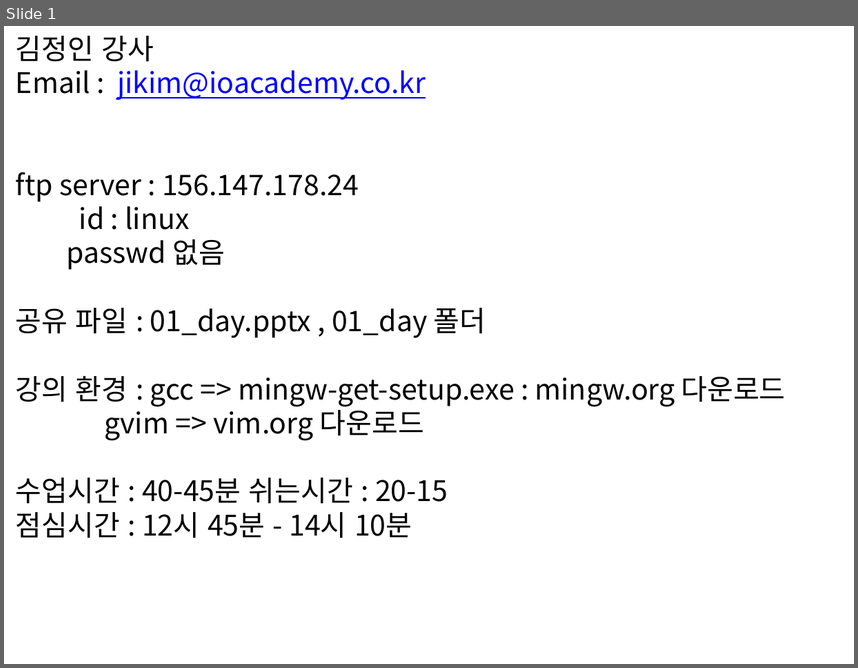
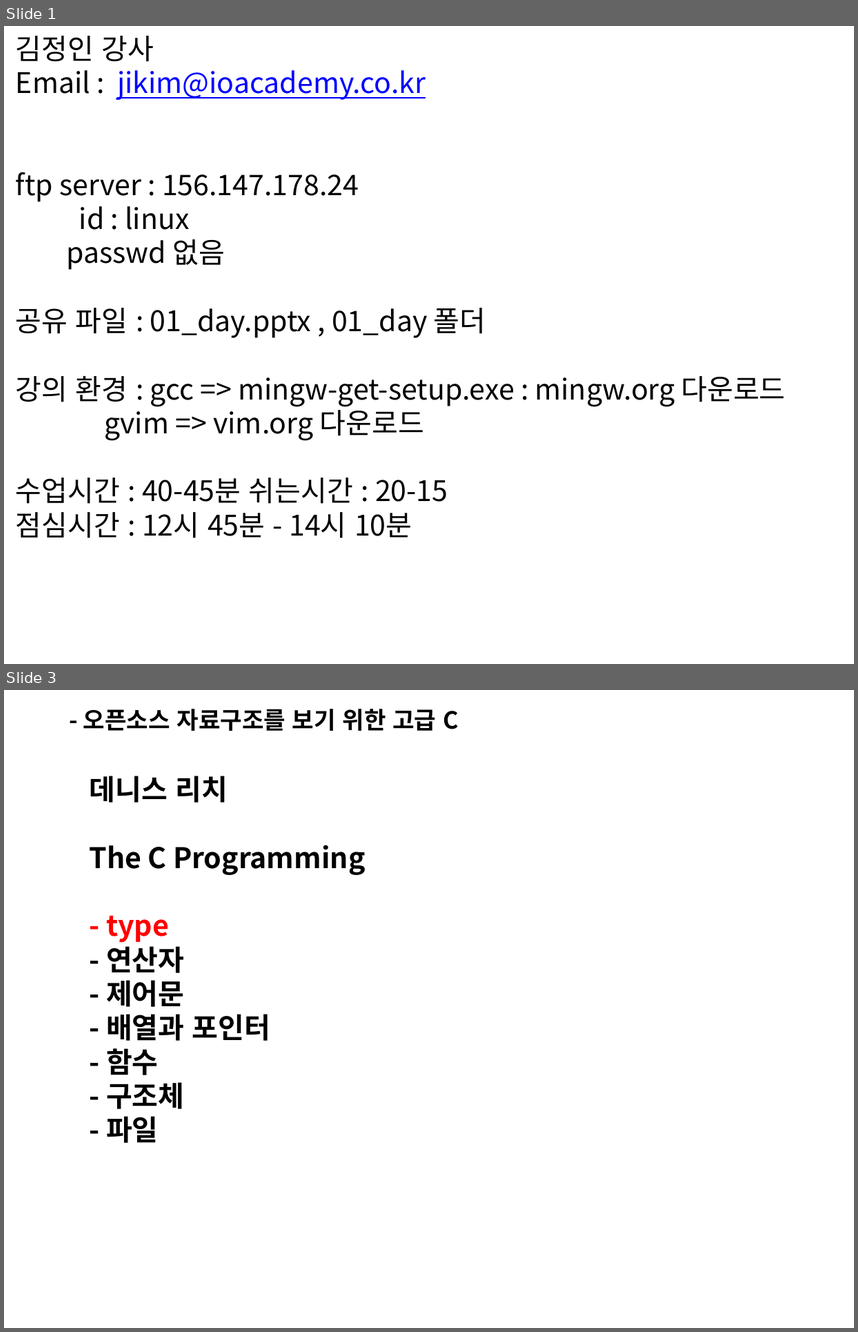
Before and after one commit to chisun-joung/osdsalgo_c, a slide deck: 01_day.pptx. Shown one above the other, each under a label of ours: slide 1 before the commit, slides 1 and 3 after it; the slides between them are not shown. The pictures are 858x668 and 858x1332 pixels, drawn with LibreOffice and Linux fonts; fonts in the diff are those of the drawing. Boxes give left, top, right and bottom in pixels: in the first picture for what was removed or moved away, otherwise in the second. Text is boxed around its words. In the diff, an @@ line names an element or a change of style, - is before the commit and + after.

Commit message:
type  정수정리 대박...

```diff
--- a/01_day.pptx
+++ b/01_day.pptx
@@ slide 3 added at (4,690,854,1328), background #FFFFFF @@
@@ text added at (83,709,458,731), 20 pt, text #000000, bold @@
+- 오픈소스 자료구조를 보기 위한 고급 C
@@ text added at (90,776,365,1143), 24 pt, text #000000, bold @@
+데니스 리치
+The C Programming
+- type
+- 연산자
+- 제어문
+- 배열과 포인터
+- 함수
+- 구조체
+- 파일
```
Also in this commit, not shown: 1 slide changed, 16 other slides added, 1 other file.
